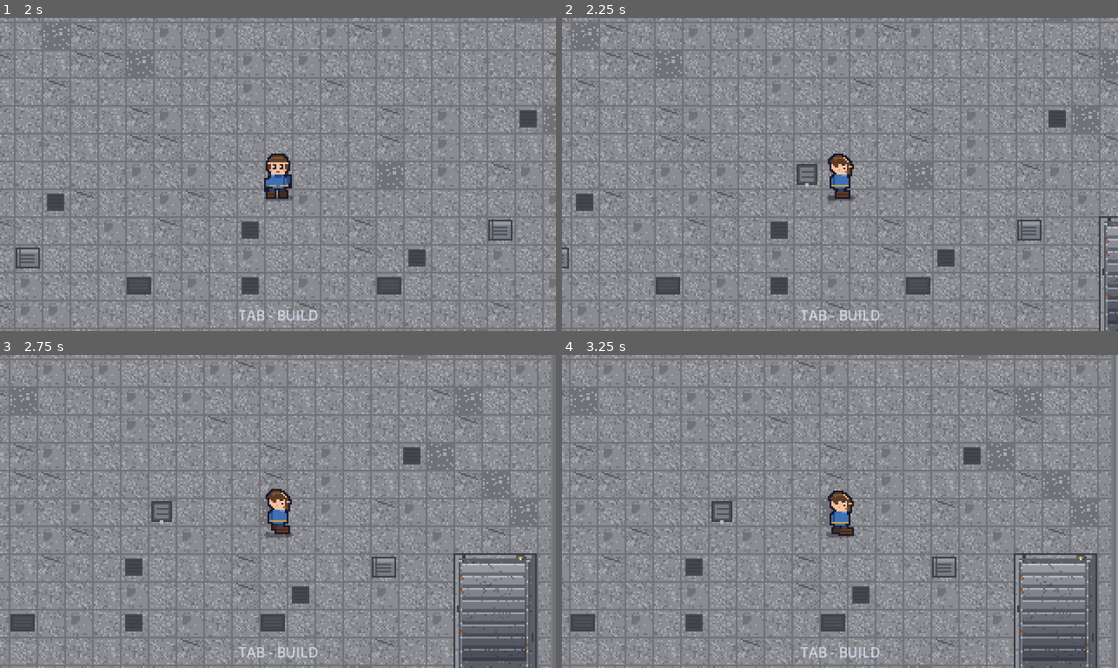
Above: before the commit, frames 1-4 (two rows, left to right).
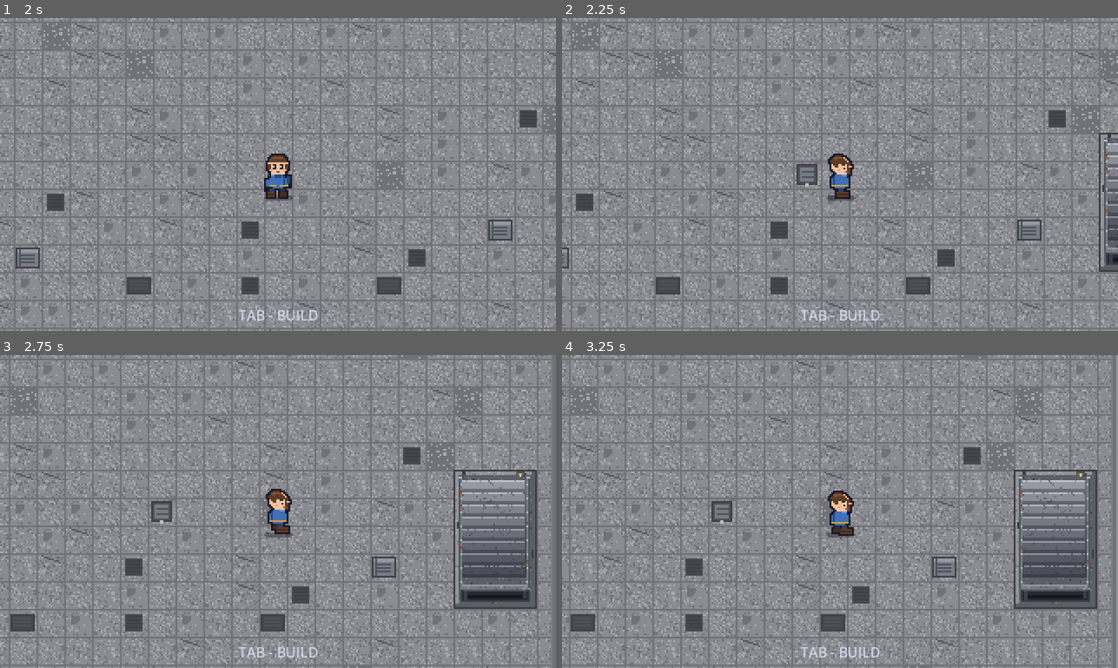
Above: after the commit, the same moments.

Repository: zhoucswift-cmd/pixel-survivor
Game: Godot game, scene res://scenes/base.tscn
Two runs of this game, one before a commit and one after it. Both use one fixed random seed, a clock stepped at 60 frames per second and the inputs below.
Inputs (mouse positions are in pixels of both pictures, inside the frame that each line leads up to):
- Up to frame 1 (2 s): tap Enter at 0.5 s; drag from (278, 174) to (333, 105) at 0.52 s; tap Space at 1.25 s; drag from (166, 190) to (250, 237) at 1.27 s
- Up to frame 2 (2.25 s): tap Enter at 2 s; move the mouse to (895, 105) at 2.02 s; hold D (move_right) from 2.03 s (still down); hold E (interact) from 2.03 s (still down)
- Up to frame 3 (2.75 s): keep holding D (move_right); keep holding E (interact)
- Up to frame 4 (3.25 s): release D (move_right) at 2.75 s; release E (interact) at 2.75 s; drag from (812, 574) to (673, 464) at 2.77 s

Frame 1 is identical in both runs. In frame 2, 1.4% of the frame differs, in the area x 96-100%, y 36-100%; in frame 3, 6.7%, in the area x 81-97%, y 36-100%; in frame 4, 6.6%.

Commit message:
feat: 楼梯上移三格，改成只有两侧栏杆和尽头挡路，可以从入口走进去

Diff:
--- a/scenes/base.tscn
+++ b/scenes/base.tscn
@@ -9,8 +9,11 @@
 [ext_resource type="Texture2D" path="res://assets/base/city_background.png" id="8_city"]
 [ext_resource type="Texture2D" path="res://assets/base/stairs.png" id="9_stairs"]
 
-[sub_resource type="RectangleShape2D" id="RectangleShape2D_stairs"]
-size = Vector2(48, 80)
+[sub_resource type="RectangleShape2D" id="RectangleShape2D_rail"]
+size = Vector2(4, 80)
+
+[sub_resource type="RectangleShape2D" id="RectangleShape2D_end"]
+size = Vector2(48, 10)
 
 [node name="Base" type="Node2D"]
 script = ExtResource("1_scene")
@@ -30,7 +33,7 @@
 tile_set = ExtResource("3_tileset")
 
 [node name="Stairs" type="Node2D" parent="."]
-position = Vector2(416, 384)
+position = Vector2(416, 336)
 
 [node name="Sprite" type="Sprite2D" parent="Stairs"]
 centered = false
@@ -41,8 +44,17 @@
 collision_layer = 1
 collision_mask = 0
 
-[node name="Shape" type="CollisionShape2D" parent="Stairs/Body"]
-shape = SubResource("RectangleShape2D_stairs")
+[node name="Left" type="CollisionShape2D" parent="Stairs/Body"]
+position = Vector2(-22, 0)
+shape = SubResource("RectangleShape2D_rail")
+
+[node name="Right" type="CollisionShape2D" parent="Stairs/Body"]
+position = Vector2(22, 0)
+shape = SubResource("RectangleShape2D_rail")
+
+[node name="End" type="CollisionShape2D" parent="Stairs/Body"]
+position = Vector2(0, 35)
+shape = SubResource("RectangleShape2D_end")
 
 [node name="Player" parent="." instance=ExtResource("4_player")]
 
--- a/scripts/base_builder.gd
+++ b/scripts/base_builder.gd
@@ -17,7 +17,7 @@
 ## 可建造的家具（留空就自动加载）
 @export var types: Array[BaseFurniture] = []
 ## 楼梯占掉的格子（右下角 3x5），不能在上面摆家具
-@export var blocked_cells := Rect2i(26, 24, 3, 5)
+@export var blocked_cells := Rect2i(26, 21, 3, 5)
 ## 每种家具的初始库存（测试用先给 1）
 @export var initial_stock := 1
 
Binary file added: docs/screenshots/base_stairs_entry.png
Not shown: 1 places in scenes/base.tscn that only renumber resources
